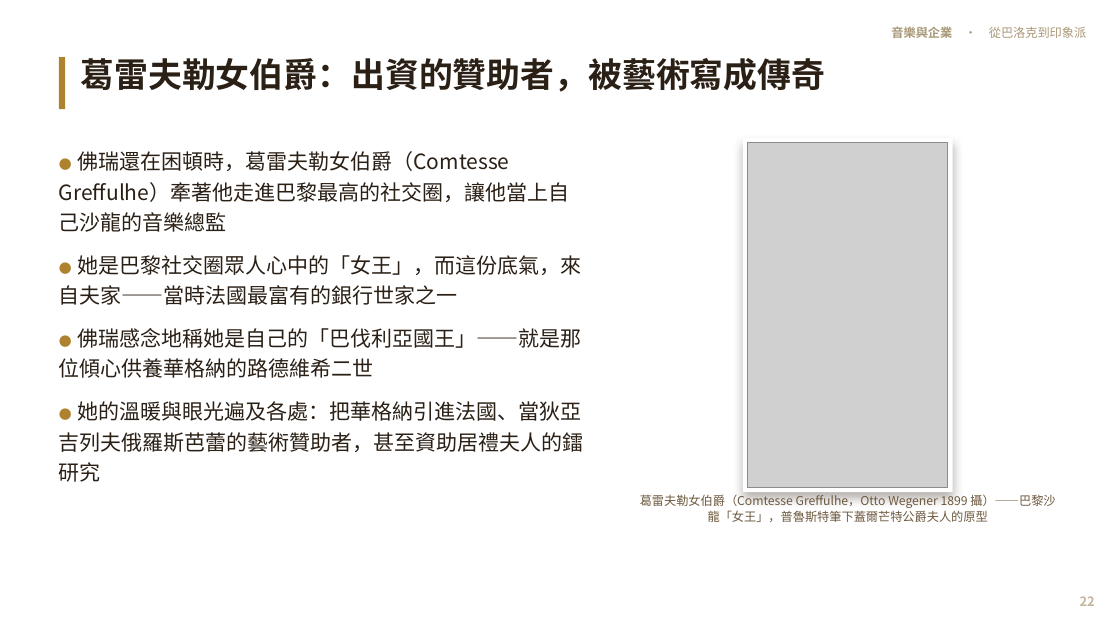
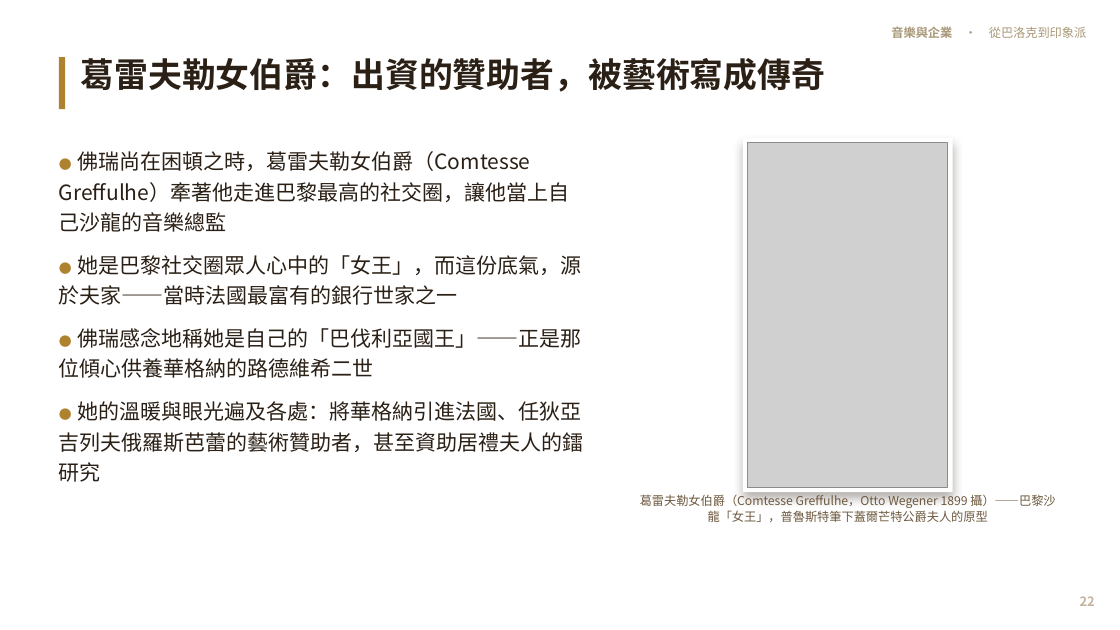
Before and after one commit to kblab2024/music-business-lecture, a slide deck: slide 22 of docs/downloads/音樂與企業-投影片.pptx. Drawn at 1120x630 pixels with LibreOffice and Linux fonts; fonts in the diff are those of the drawing; grey boxes stand for pictures. Boxes give left, top, right and bottom in pixels: in the first picture for what was removed or moved away, otherwise in the second. Text is boxed around its words. In the diff, an @@ line names an element or a change of style, - is before the commit and + after.

```diff
--- a/docs/downloads/音樂與企業-投影片.pptx
+++ b/docs/downloads/音樂與企業-投影片.pptx
@@ text at bbox=[59, 151, 584, 482]: text changed @@
-● 佛瑞還在困頓時，葛雷夫勒女伯爵（Comtesse Greffulhe）牽著他走進巴黎最高的社交圈，讓他當上自己沙龍的音樂總監
-● 她是巴黎社交圈眾人心中的「女王」，而這份底氣，來自夫家——當時法國最富有的銀行世家之一
-● 佛瑞感念地稱她是自己的「巴伐利亞國王」——就是那位傾心供養華格納的路德維希二世
-● 她的溫暖與眼光遍及各處：把華格納引進法國、當狄亞吉列夫俄羅斯芭蕾的藝術贊助者，甚至資助居禮夫人的鐳研究
+● 佛瑞尚在困頓之時，葛雷夫勒女伯爵（Comtesse Greffulhe）牽著他走進巴黎最高的社交圈，讓他當上自己沙龍的音樂總監
+● 她是巴黎社交圈眾人心中的「女王」，而這份底氣，源於夫家——當時法國最富有的銀行世家之一
+● 佛瑞感念地稱她是自己的「巴伐利亞國王」——正是那位傾心供養華格納的路德維希二世
+● 她的溫暖與眼光遍及各處：將華格納引進法國、任狄亞吉列夫俄羅斯芭蕾的藝術贊助者，甚至資助居禮夫人的鐳研究
```
Also in this commit, not shown: 55 other slides changed, 7 other files.
